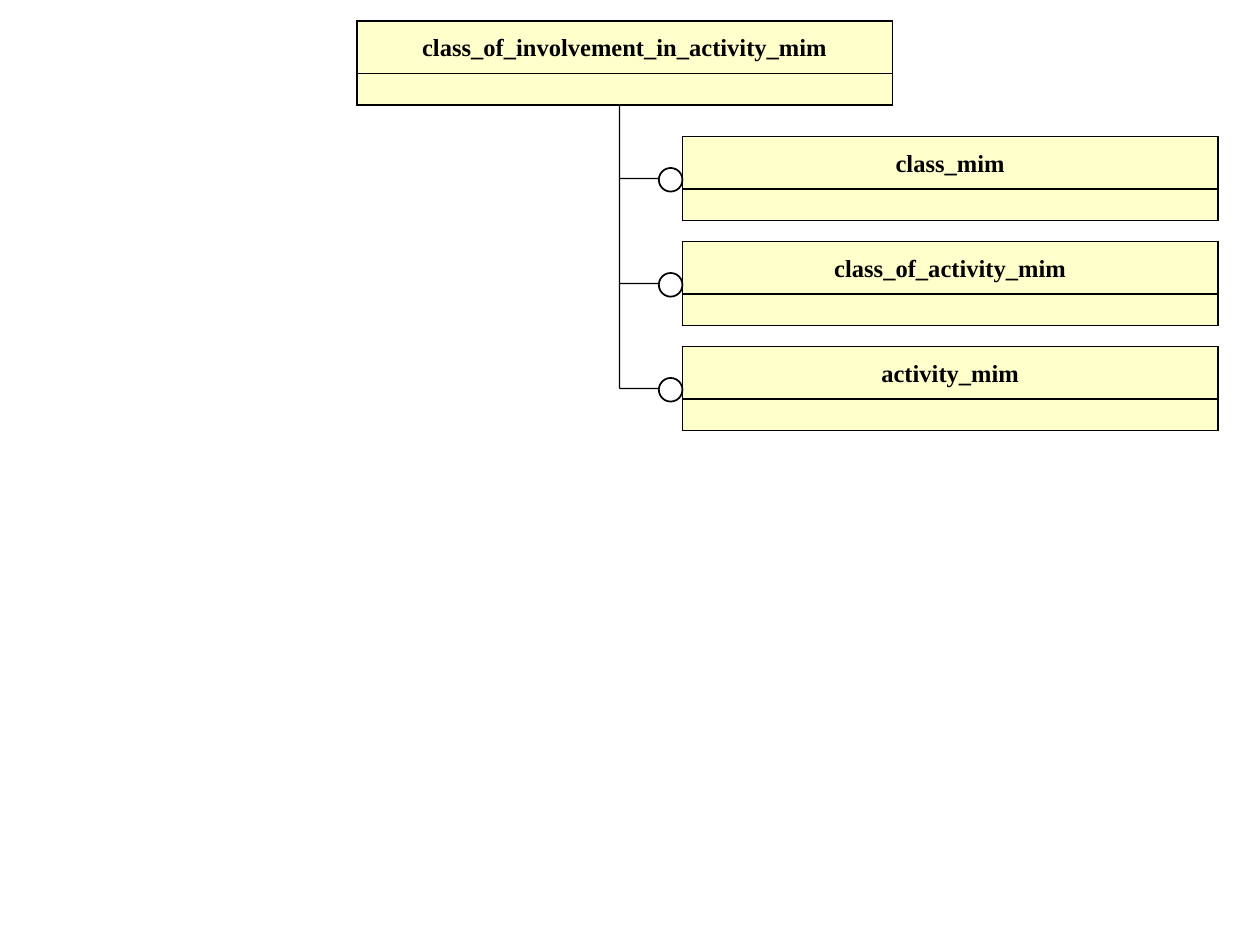
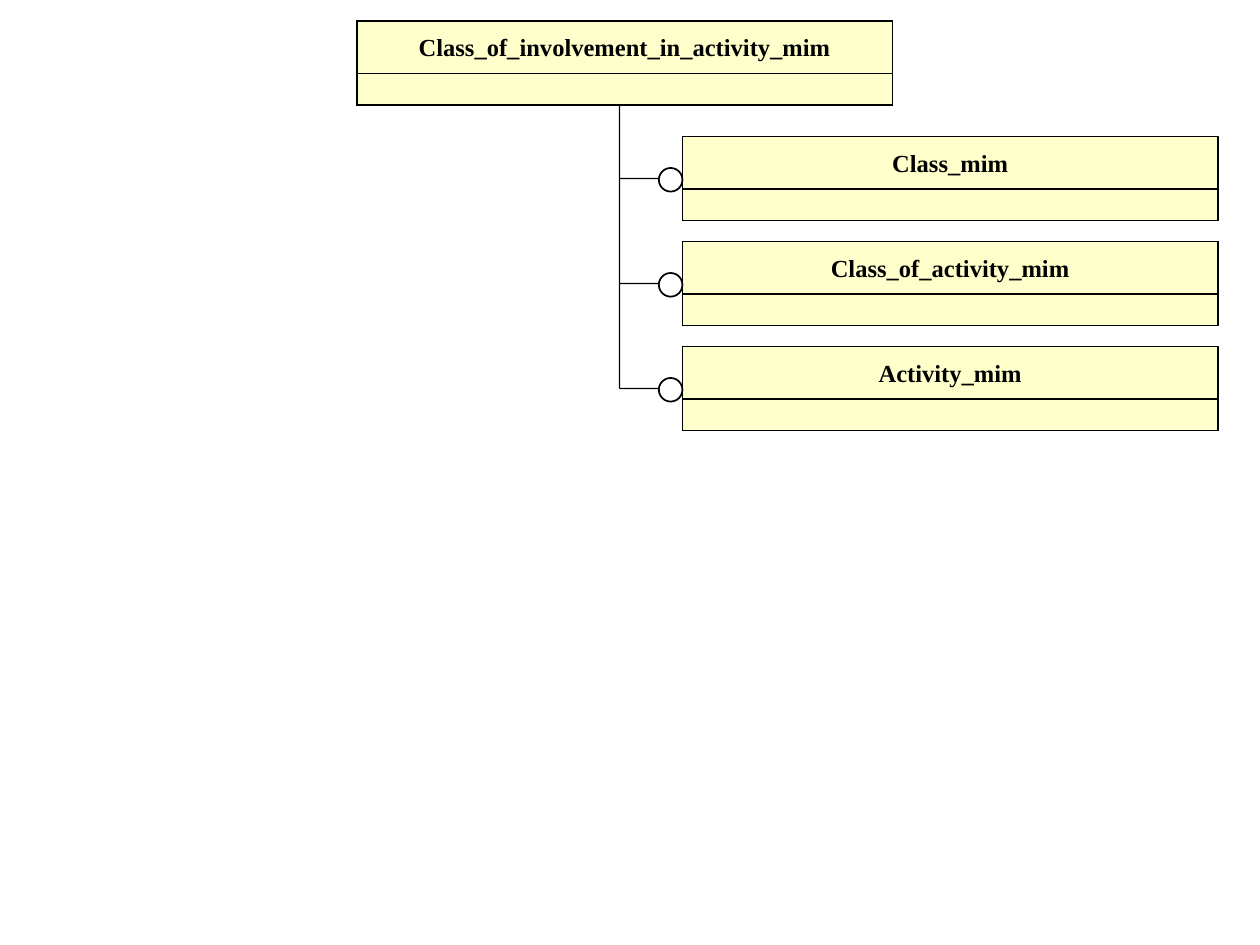
Before and after one commit to starseeker/stepmod_mirror, a slide deck: slide 3 of data/modules/class_of_involvement_in_activity/class_of_involvement_in_activity.ppt. Drawn at 1260x945 pixels with LibreOffice and Linux fonts; fonts in the diff are those of the drawing. Boxes give left, top, right and bottom in pixels: in the first picture for what was removed or moved away, otherwise in the second. Text is boxed around its words. In the diff, an @@ line names an element or a change of style, - is before the commit and + after.

```diff
--- a/data/modules/class_of_involvement_in_activity/class_of_involvement_in_activity.ppt
+++ b/data/modules/class_of_involvement_in_activity/class_of_involvement_in_activity.ppt
@@ text in rectangle at (419, 38, 830, 62): text changed @@
-class_of_involvement_in_activity_mim
+Class_of_involvement_in_activity_mim
@@ text in rectangle at (892, 155, 1008, 176): text changed @@
-class_mim
+Class_mim
@@ text in rectangle at (831, 259, 1069, 283): text changed @@
-class_of_activity_mim
+Class_of_activity_mim
@@ text in rectangle at (879, 365, 1022, 388): text changed @@
-activity_mim
+Activity_mim
```
Also in this commit, not shown: 2 other slides changed, 32 other files.
